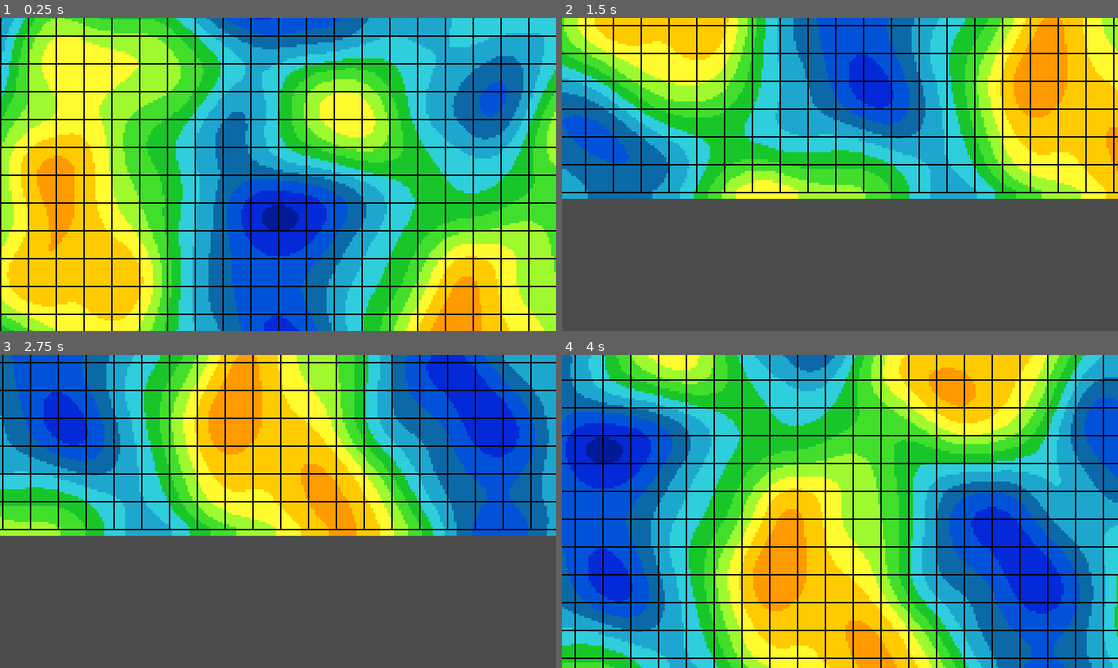
Above: before the commit, frames 1-4 (two rows, left to right).
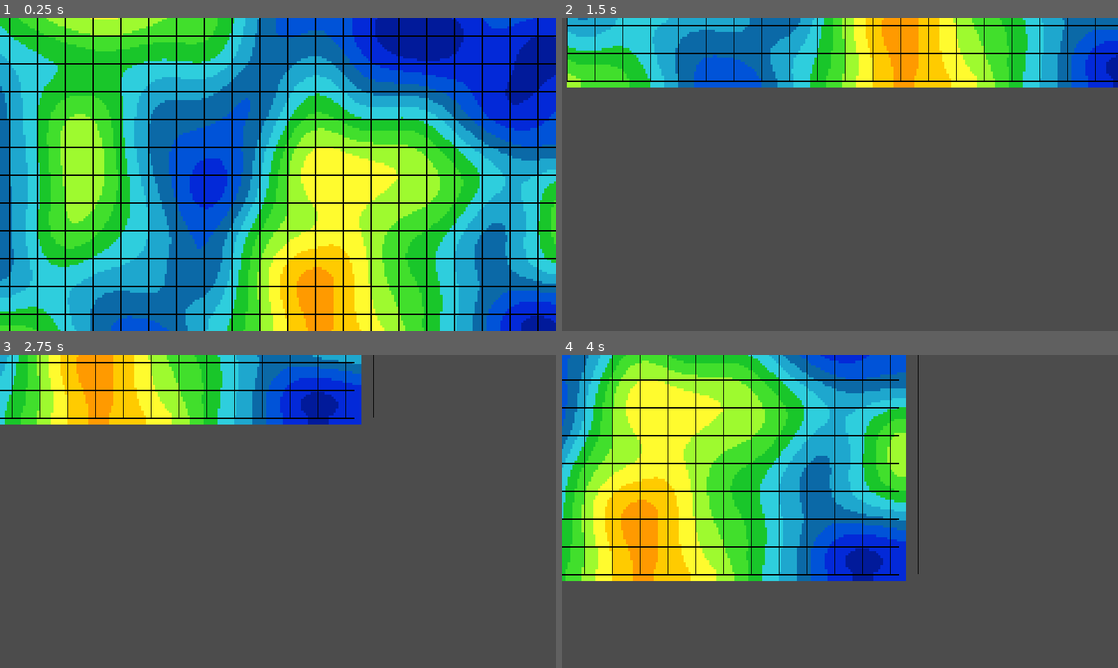
Above: after the commit, the same moments.

Repository: Phrenotopia/EvoDevio
Game: Godot game, scene res://World.tscn
The game is run twice, just before and just after one commit, with the same random seed, the same clock (stepped at 60 frames per second) and the same inputs.
Inputs (mouse positions are in pixels of both pictures, inside the frame that each line leads up to):
- Up to frame 1 (0.25 s): no input
- Up to frame 2 (1.5 s): tap Enter at 0.5 s; move the mouse to (962, 158) at 0.52 s; hold S (camera_down) 0.53-1.28 s; move the mouse to (728, 190) at 1.27 s; tap A (camera_left) at 1.35 s
- Up to frame 3 (2.75 s): tap Space at 2 s; move the mouse to (333, 442) at 2.02 s; hold D (camera_right) from 2.03 s (still down)
- Up to frame 4 (4 s): move the mouse to (812, 574) at 2.77 s; release D (camera_right) at 2.78 s; tap Shift (camera_speed_up) at 2.85 s; tap Enter at 3.5 s; move the mouse to (1006, 558) at 3.52 s; hold W (camera_up) from 3.53 s (still down)

The runs differ from the first frame. In frame 1, 89% of the frame differs, in the area x 0-100%, y 0-100%; in frame 2, 55%; in frame 3, 57%; in frame 4, 95%.

Commit message:
Redid grid and refactoring
Altered grid size and moved relevant logic to Elevation map object

Diff:
--- /dev/null
+++ b/ElevationMap.gd
@@ -0,0 +1,24 @@
+extends TileMap
+
+var width = 256
+var height = 144
+var noise
+
+func make_map(x,y):
+	width = x
+	height = y
+	#randomize()
+	noise = OpenSimplexNoise.new()
+	noise.seed = 1
+	noise.octaves = 2 #My default is 2
+	noise.period = 64 #My default is 16
+	noise.persistence = 0.25 #My default is 1
+
+func _draw():
+	for x in width:
+		for y in height:
+			var a = noise.get_noise_2d(x,y) # a is a number from -1 to 1
+			a = (a+1)*0.5 # Makes a a number from 0 to 1
+			a = round(a*16+0.6)-1 # Makes an integer from 0 to 15
+			#print(a)
+			set_cell(x,y,a) # Makes a a color from 0 (Red) to 15 (Dark blue)
--- a/World.gd
+++ b/World.gd
@@ -1,26 +1,20 @@
 extends Node2D
 
-var noise
-const MAPSIZE = Vector2(480, 240) #Vector2(119, 65) For 32x32 tiles
+const SCALE = 16
+const MAPSIZE = Vector2(16*SCALE, 9*SCALE) #Vector2(119, 65) For 32x32 tiles
 const PIXELSCALE = 8 #How big the ElevationMap tiles are in pixels
 const GRIDSIZE = 12*PIXELSCALE
 
 func _ready():
-	#randomize()
-	noise = OpenSimplexNoise.new()
-	noise.seed = 1
-	noise.octaves = 2 #My default is 2
-	noise.period = 64 #My default is 16
-	noise.persistence = 0.25 #My default is 1
-	make_map()
+	$ElevationMap.make_map(MAPSIZE.x, MAPSIZE.y)
 	$Grid._draw()
 
 
-func make_map():
-	for x in MAPSIZE.x:
-		for y in MAPSIZE.y:
-			var a = noise.get_noise_2d(x,y) # a is a number from -1 to 1
-			a = (a+1)*0.5 # Makes a a number from 0 to 1
-			a = round(a*16+0.6)-1 # Makes an integer from 0 to 15
-			#print(a)
-			$ElevationMap.set_cell(x,y,a) # Makes a a color from 0 (Red) to 15 (Dark blue)
+#func make_map():
+#	for x in MAPSIZE.x:
+#		for y in MAPSIZE.y:
+#			var a = noise.get_noise_2d(x,y) # a is a number from -1 to 1
+#			a = (a+1)*0.5 # Makes a a number from 0 to 1
+#			a = round(a*16+0.6)-1 # Makes an integer from 0 to 15
+#			#print(a)
+#			$ElevationMap.set_cell(x,y,a) # Makes a a color from 0 (Red) to 15 (Dark blue)
--- a/World.tscn
+++ b/World.tscn
@@ -1,10 +1,11 @@
-[gd_scene load_steps=8 format=2]
+[gd_scene load_steps=9 format=2]
 
 [ext_resource path="res://TenColours.png" type="Texture" id=1]
 [ext_resource path="res://World.gd" type="Script" id=2]
 [ext_resource path="res://ElevationColors.png" type="Texture" id=3]
 [ext_resource path="res://Camera.gd" type="Script" id=4]
 [ext_resource path="res://DrawGrid.gd" type="Script" id=5]
+[ext_resource path="res://ElevationMap.gd" type="Script" id=6]
 
 [sub_resource type="TileSet" id=1]
 0/name = "TenColours.png 0"
@@ -387,6 +388,7 @@
 tile_set = SubResource( 2 )
 cell_size = Vector2( 8, 8 )
 format = 1
+script = ExtResource( 6 )
 
 [node name="Camera2D" type="Camera2D" parent="."]
 position = Vector2( 960, 540 )
--- a/project.godot
+++ b/project.godot
@@ -10,12 +10,11 @@
 
 _global_script_classes=[  ]
 _global_script_class_icons={
-
 }
 
 [application]
 
-config/name="ProceduralGenerationTest"
+config/name="EvoDevio"
 run/main_scene="res://World.tscn"
 config/icon="res://icon.png"
 
@@ -31,30 +30,30 @@
 
 ui_accept={
 "deadzone": 0.5,
-"events": [ Object(InputEventKey,"resource_local_to_scene":false,"resource_name":"","device":0,"alt":false,"shift":false,"control":false,"meta":false,"command":false,"pressed":false,"scancode":16777221,"unicode":0,"echo":false,"script":null)
-, Object(InputEventKey,"resource_local_to_scene":false,"resource_name":"","device":0,"alt":false,"shift":false,"control":false,"meta":false,"command":false,"pressed":false,"scancode":16777222,"unicode":0,"echo":false,"script":null)
-, Object(InputEventKey,"resource_local_to_scene":false,"resource_name":"","device":0,"alt":false,"shift":false,"control":false,"meta":false,"command":false,"pressed":false,"scancode":32,"unicode":0,"echo":false,"script":null)
+"events": [ Object(InputEventKey,"resource_local_to_scene":false,"resource_name":"","device":0,"alt":false,"shift":false,"control":false,"meta":false,"command":false,"pressed":false,"scancode":16777221,"physical_scancode":0,"unicode":0,"echo":false,"script":null)
+, Object(InputEventKey,"resource_local_to_scene":false,"resource_name":"","device":0,"alt":false,"shift":false,"control":false,"meta":false,"command":false,"pressed":false,"scancode":16777222,"physical_scancode":0,"unicode":0,"echo":false,"script":null)
+, Object(InputEventKey,"resource_local_to_scene":false,"resource_name":"","device":0,"alt":false,"shift":false,"control":false,"meta":false,"command":false,"pressed":false,"scancode":32,"physical_scancode":0,"unicode":0,"echo":false,"script":null)
 , Object(InputEventJoypadButton,"resource_local_to_scene":false,"resource_name":"","device":0,"button_index":0,"pressure":0.0,"pressed":false,"script":null)
  ]
 }
 camera_up={
 "deadzone": 0.5,
-"events": [ Object(InputEventKey,"resource_local_to_scene":false,"resource_name":"","device":0,"alt":false,"shift":false,"control":false,"meta":false,"command":false,"pressed":false,"scancode":87,"unicode":0,"echo":false,"script":null)
+"events": [ Object(InputEventKey,"resource_local_to_scene":false,"resource_name":"","device":0,"alt":false,"shift":false,"control":false,"meta":false,"command":false,"pressed":false,"scancode":87,"physical_scancode":0,"unicode":0,"echo":false,"script":null)
  ]
 }
 camera_down={
 "deadzone": 0.5,
-"events": [ Object(InputEventKey,"resource_local_to_scene":false,"resource_name":"","device":0,"alt":false,"shift":false,"control":false,"meta":false,"command":false,"pressed":false,"scancode":83,"unicode":0,"echo":false,"script":null)
+"events": [ Object(InputEventKey,"resource_local_to_scene":false,"resource_name":"","device":0,"alt":false,"shift":false,"control":false,"meta":false,"command":false,"pressed":false,"scancode":83,"physical_scancode":0,"unicode":0,"echo":false,"script":null)
  ]
 }
 camera_left={
 "deadzone": 0.5,
-"events": [ Object(InputEventKey,"resource_local_to_scene":false,"resource_name":"","device":0,"alt":false,"shift":false,"control":false,"meta":false,"command":false,"pressed":false,"scancode":65,"unicode":0,"echo":false,"script":null)
+"events": [ Object(InputEventKey,"resource_local_to_scene":false,"resource_name":"","device":0,"alt":false,"shift":false,"control":false,"meta":false,"command":false,"pressed":false,"scancode":65,"physical_scancode":0,"unicode":0,"echo":false,"script":null)
  ]
 }
 camera_right={
 "deadzone": 0.5,
-"events": [ Object(InputEventKey,"resource_local_to_scene":false,"resource_name":"","device":0,"alt":false,"shift":false,"control":false,"meta":false,"command":false,"pressed":false,"scancode":68,"unicode":0,"echo":false,"script":null)
+"events": [ Object(InputEventKey,"resource_local_to_scene":false,"resource_name":"","device":0,"alt":false,"shift":false,"control":false,"meta":false,"command":false,"pressed":false,"scancode":68,"physical_scancode":0,"unicode":0,"echo":false,"script":null)
  ]
 }
 camera_zoom_in={
@@ -69,7 +68,7 @@
 }
 camera_speed_up={
 "deadzone": 0.5,
-"events": [ Object(InputEventKey,"resource_local_to_scene":false,"resource_name":"","device":0,"alt":false,"shift":false,"control":false,"meta":false,"command":false,"pressed":false,"scancode":16777237,"unicode":0,"echo":false,"script":null)
+"events": [ Object(InputEventKey,"resource_local_to_scene":false,"resource_name":"","device":0,"alt":false,"shift":false,"control":false,"meta":false,"command":false,"pressed":false,"scancode":16777237,"physical_scancode":0,"unicode":0,"echo":false,"script":null)
  ]
 }
 
